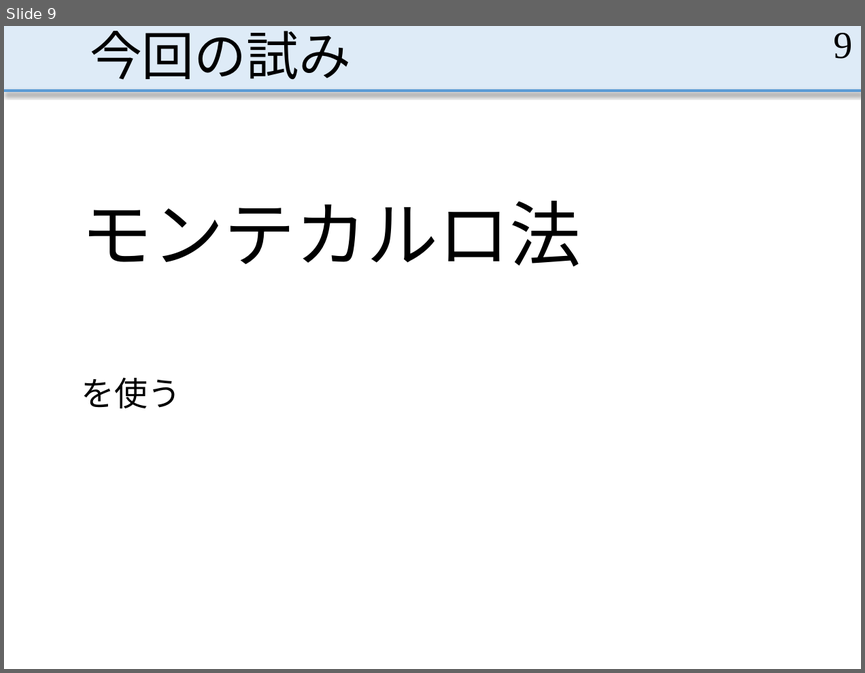
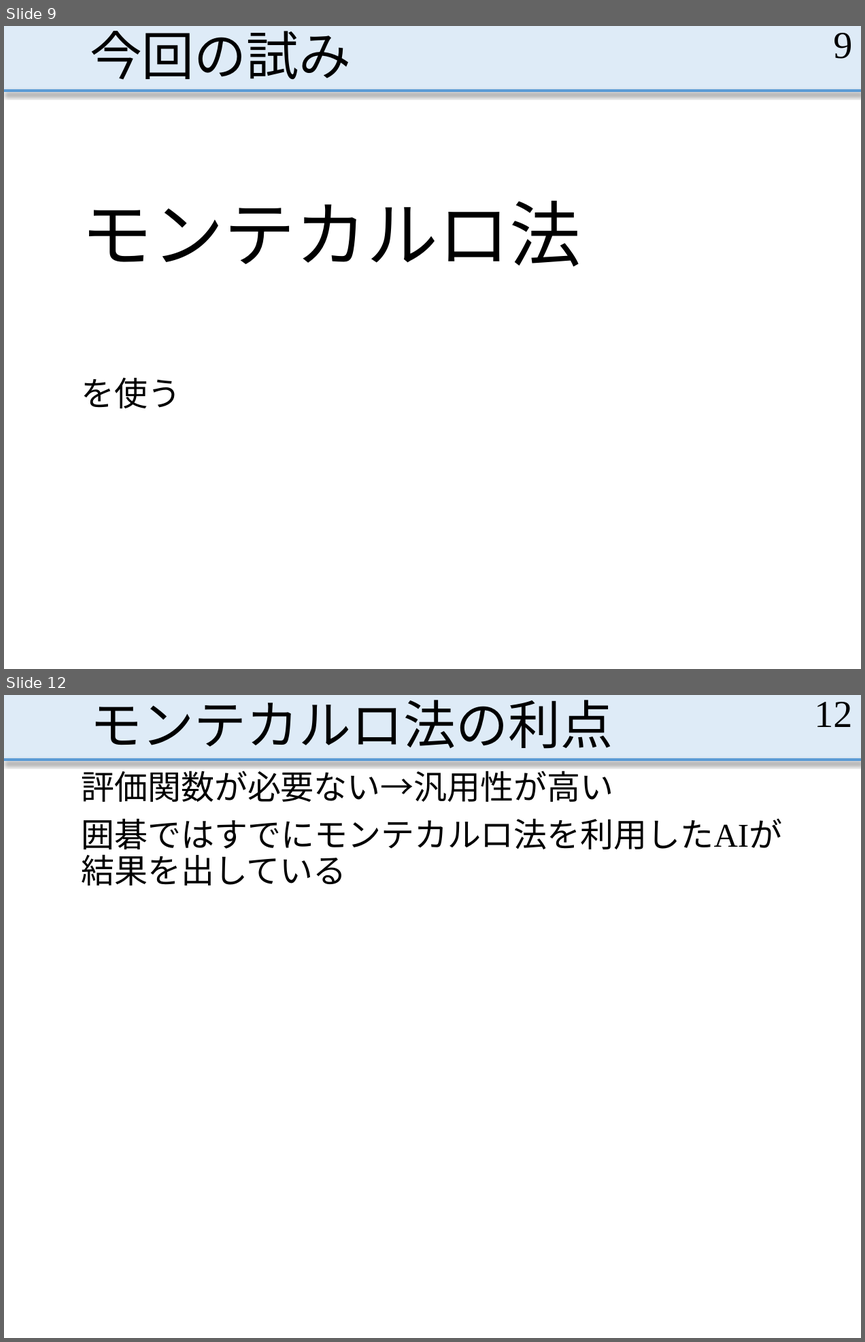
Before and after one commit to MasayaOda/SR, a slide deck: 中間発表.pptx. Shown one above the other, each under a label of ours: slide 9 before the commit, slides 9 and 12 after it; the slides between them are not shown. The pictures are 865x673 and 865x1342 pixels, drawn with LibreOffice and Linux fonts; fonts in the diff are those of the drawing. Boxes give left, top, right and bottom in pixels: in the first picture for what was removed or moved away, otherwise in the second. Text is boxed around its words. In the diff, an @@ line names an element or a change of style, - is before the commit and + after.

```diff
--- a/中間発表.pptx
+++ b/中間発表.pptx
@@ slide 12 added at (x1=4, y1=695, x2=861, y2=1338), background #FFFFFF; not listed: 2 template elements that a slide beside it also shows @@
@@ title added at (x1=90, y1=700, x2=613, y2=749), 44 pt, text #000000 @@
+モンテカルロ法の利点
@@ page number added at (x1=814, y1=702, x2=852, y2=727), 32 pt, text #000000 @@
+12
@@ text added at (x1=81, y1=765, x2=782, y2=855), 28 pt, text #000000 @@
+評価関数が必要ない→汎用性が高い
+囲碁ではすでにモンテカルロ法を利用したAIが結果を出している
```
Also in this commit, not shown: 3 slides changed, 1 other slide added, 1 other file.
